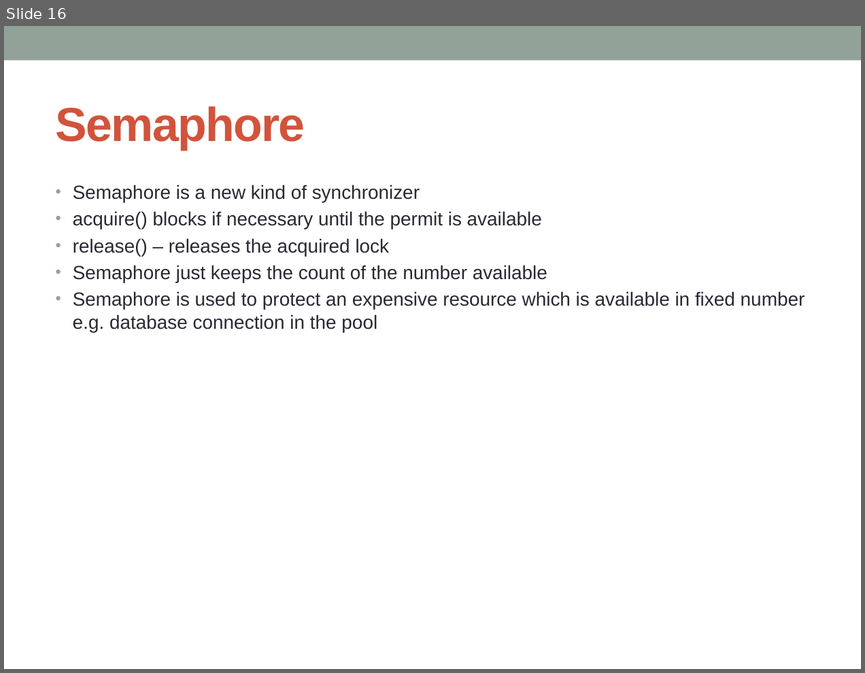
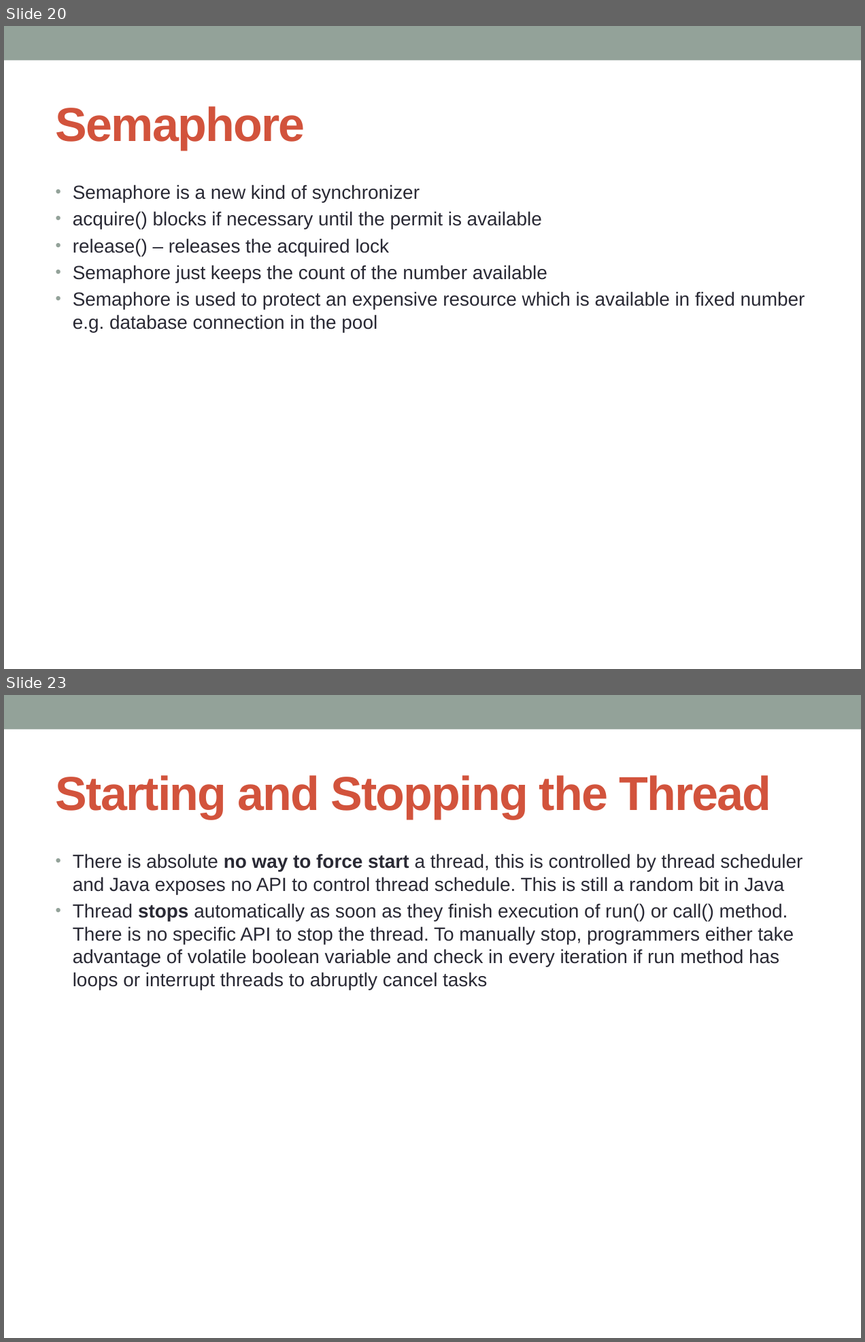
Before and after one commit to notionquest/ProjectDocumentation, a slide deck: MultiThreading.pptx. Shown one above the other, each under a label of ours: slide 16 before the commit, slides 20 and 23 after it; the slides between them are not shown. The pictures are 865x673 and 865x1342 pixels, drawn with LibreOffice and Linux fonts; fonts in the diff are those of the drawing. Boxes give left, top, right and bottom in pixels: in the first picture for what was removed or moved away, otherwise in the second. Text is boxed around its words. In the diff, an @@ line names an element or a change of style, - is before the commit and + after.

Commit message:
Multi thread updated

```diff
--- a/MultiThreading.pptx
+++ b/MultiThreading.pptx
@@ slide 23 added at <box>4,695,861,1338</box>, background #FFFFFF; not listed: 1 template element that a slide beside it also shows @@
@@ title added at <box>56,775,771,819</box>, 40 pt, text #D2533C, bold @@
+Starting and Stopping the Thread
@@ text added at <box>73,853,802,989</box>, 16 pt, text #292934 @@
+• There is absolute no way to force start a thread, this is controlled by thread scheduler and Java exposes no API to control thread schedule. This is still a random bit in Java
+• Thread stops automatically as soon as they finish execution of run() or call() method. There is no specific API to stop the thread. To manually stop, programmers either take advantage of volatile boolean variable and check in every iteration if run method has loops or interrupt threads to abruptly cancel tasks
@@ what was slide 16 is now slide 20 @@
```
Also in this commit, not shown: 3 slides changed, 10 other slides added.
